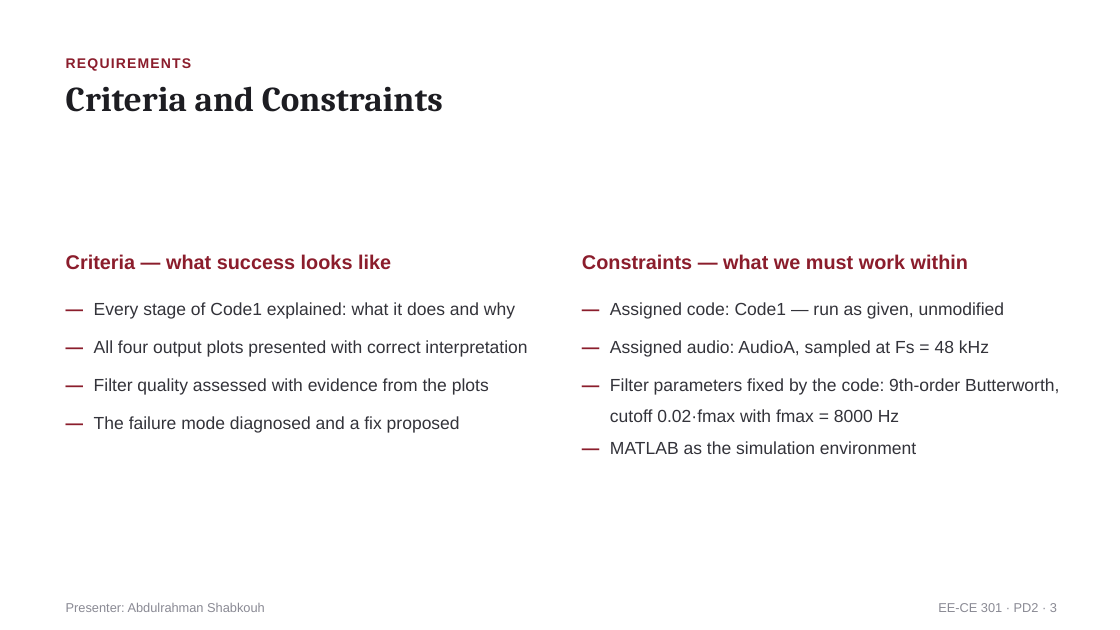
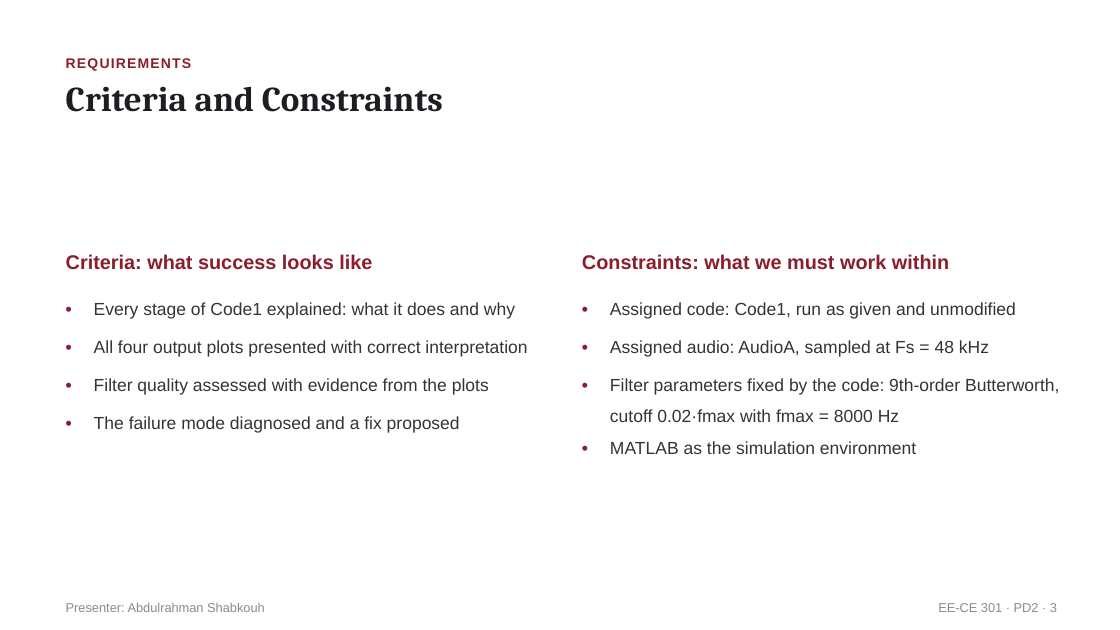
Before and after one commit to Nauseouswave/CODED, a slide deck: slide 3 of matlab/audio-analysis/PD2_SectionM1_Group1.pptx. Drawn at 1120x630 pixels with LibreOffice and Linux fonts; fonts in the diff are those of the drawing. Boxes give left, top, right and bottom in pixels: in the first picture for what was removed or moved away, otherwise in the second. Text is boxed around its words. In the diff, an @@ line names an element or a change of style, - is before the commit and + after.

```diff
--- a/matlab/audio-analysis/PD2_SectionM1_Group1.pptx
+++ b/matlab/audio-analysis/PD2_SectionM1_Group1.pptx
@@ text at [66,254,372,270]: text changed @@
-Criteria — what success looks like
+Criteria: what success looks like
@@ text at [582,254,949,270]: text changed @@
-Constraints — what we must work within
+Constraints: what we must work within
@@ text at [64,287,87,315]: text changed @@
-—
+•
@@ text at [580,287,603,315]: text changed @@
-—
+•
@@ text at [64,325,87,353]: text changed @@
-—
+•
@@ text at [580,325,603,353]: text changed @@
-—
+•
@@ text at [610,302,1016,319]: text changed @@
-Assigned code: Code1 — run as given, unmodified
+Assigned code: Code1, run as given and unmodified
@@ text at [64,363,87,390]: text changed @@
-—
+•
@@ text at [580,363,603,416]: text changed @@
-—
+•
@@ text at [64,401,87,428]: text changed @@
-—
+•
@@ text at [580,426,603,454]: text changed @@
-—
+•
```
Also in this commit, not shown: 10 other slides changed.
